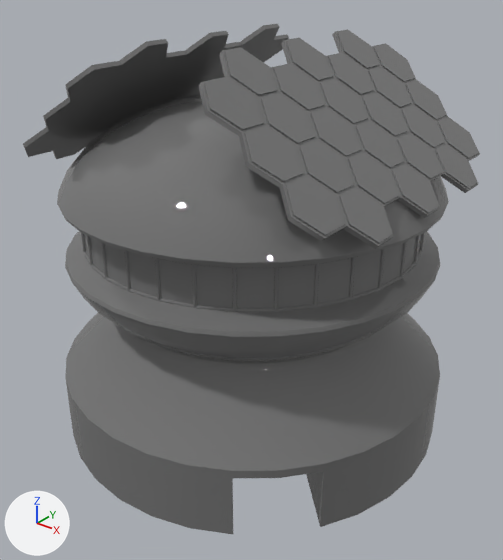
Two versions of the FBX model Assets/Models/Assets/Building_9.fbx, one commit apart.
The view is the same before and after, from a 50 mm camera at (5.11, -6.41, 5.88) aimed at (0.13, -0.19, 2.02). The axes (+X, +Y, +Z) are drawn at lower left. The lights are the same throughout. The older version comes first. Where no turn or scale is listed for an object, it has been applied to the vertices.
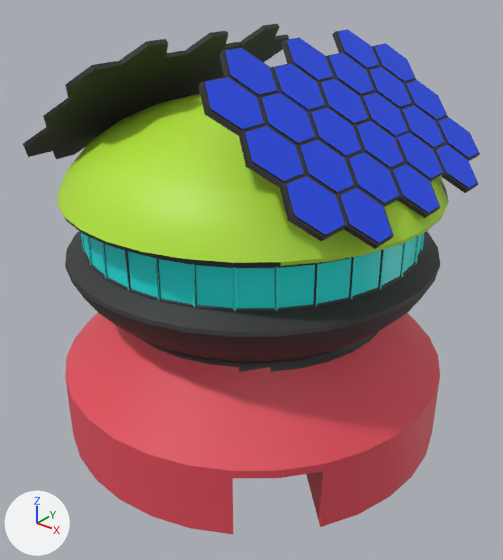
Where the newer file only moved an object's origin or applied its transform, the numbers keep the older frame.

Pixel boxes [x1, y1, x2, y2] of what changed, in the pictures (503 x 560 px):
```json
{"part": 1, "of": "me_mesh", "change": "recoloured", "before": [23, 24, 480, 372], "after": [23, 24, 480, 372], "on screen": "grey to dark grey"}
{"part": 2, "of": "me_mesh", "change": "recoloured", "before": [205, 30, 479, 243], "after": [205, 30, 479, 243], "on screen": "grey to blue"}
{"part": 3, "of": "me_mesh", "change": "recoloured", "before": [81, 233, 424, 312], "after": [81, 233, 424, 312], "on screen": "grey to cyan"}
{"part": 4, "of": "me_mesh", "change": "recoloured", "before": [65, 313, 440, 534], "after": [65, 313, 440, 534], "on screen": "grey to red"}
{"part": 5, "of": "me_mesh", "change": "recoloured", "before": [57, 94, 448, 266], "after": [57, 94, 448, 266], "on screen": "grey to green"}
```

Scene script edits in JSON lines:
```json
{"op": "add", "block": "mat_material_033", "code": ["mat_material_033 = principled_material('Material.033')", "mat_material_033.base_color = (0.464, 0.802, 0.0399)  # green #b5e738"]}
{"op": "add", "block": "mat_material_030", "code": ["mat_material_030 = principled_material('Material.030')", "mat_material_030.base_color = (0.00555, 0.058, 0.8)  # blue #1144e7"]}
{"op": "add", "block": "mat_material_031", "code": ["mat_material_031 = principled_material('Material.031')", "mat_material_031.base_color = (0.0131, 0.846, 0.812)  # cyan #1eede9"]}
{"op": "add", "block": "mat_01___default_008", "code": ["mat_01___default_008 = principled_material('01 - Default.008')", "mat_01___default_008.base_color = (0.0338, 0.0338, 0.0338)  # dark grey #343434", "mat_01___default_008.roughness = 0.553"]}
{"op": "add", "block": "mat_material_032", "code": ["mat_material_032 = principled_material('Material.032')", "mat_material_032.base_color = (0.8, 0.078, 0.109)  # red #e74f5d"]}
{"block": "me_mesh", "where": "me_mesh.from_pydata(...)  # 3607 vertices, 6154 faces; spans x -2.49..2.49, y -2.5..2.49, z 0.0..4.94"}
{"block": "me_mesh", "where": "# used by ob_sphere001; location = (0.0, 0.0, 0.0)"}
{"block": "me_mesh", "change": "me_mesh part 1: 4774 of the faces centred in x -2.36..2.36, y -2.31..2.3, z 1.66..4.94 switch from mat_01___default (grey #757575) to mat_01___default_008 (dark grey #343434)"}
{"block": "me_mesh", "change": "me_mesh part 2: 102 of the faces centred in x 0.62..2.28, y -1.62..1.62, z 3.48..4.88 switch from mat_01___default (grey #757575) to mat_material_030 (blue #1144e7)"}
{"block": "me_mesh", "change": "me_mesh part 3: 528 of the faces centred in x -2.1..2.1, y -2.1..2.09, z 2.57..3.07 switch from mat_01___default (grey #757575) to mat_material_031 (cyan #1eede9)"}
{"block": "me_mesh", "change": "me_mesh part 4: 227 of the faces centred in x -2.48..2.48, y -2.48..2.47, z 0.26..1.68 switch from mat_01___default (grey #757575) to mat_material_032 (red #e74f5d)"}
{"block": "me_mesh", "change": "me_mesh part 5: 424 of the faces centred in x -2.29..2.3, y -2.27..2.26, z 3.1..4.26 switch from mat_01___default (grey #757575) to mat_material_033 (green #b5e738)"}
```
